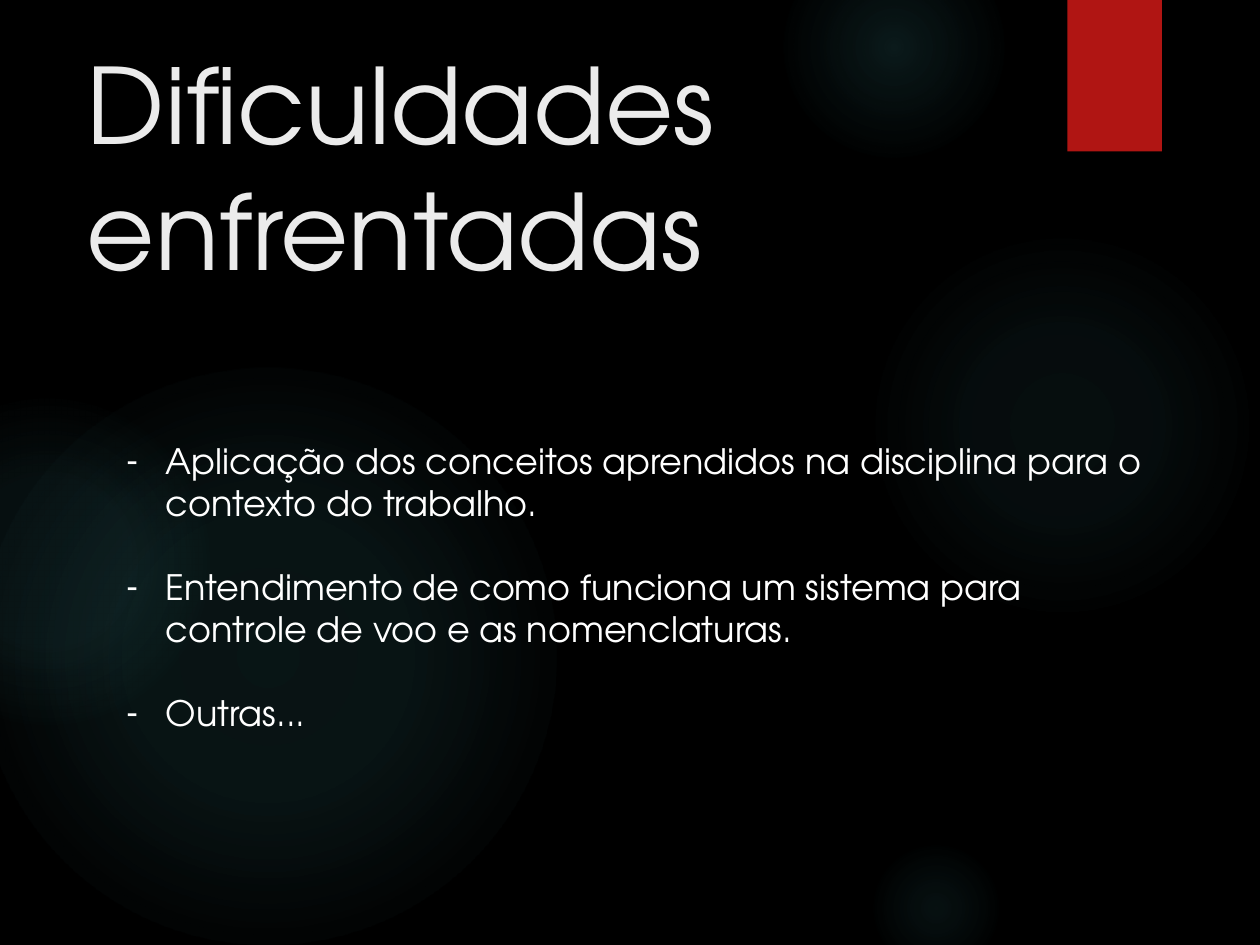
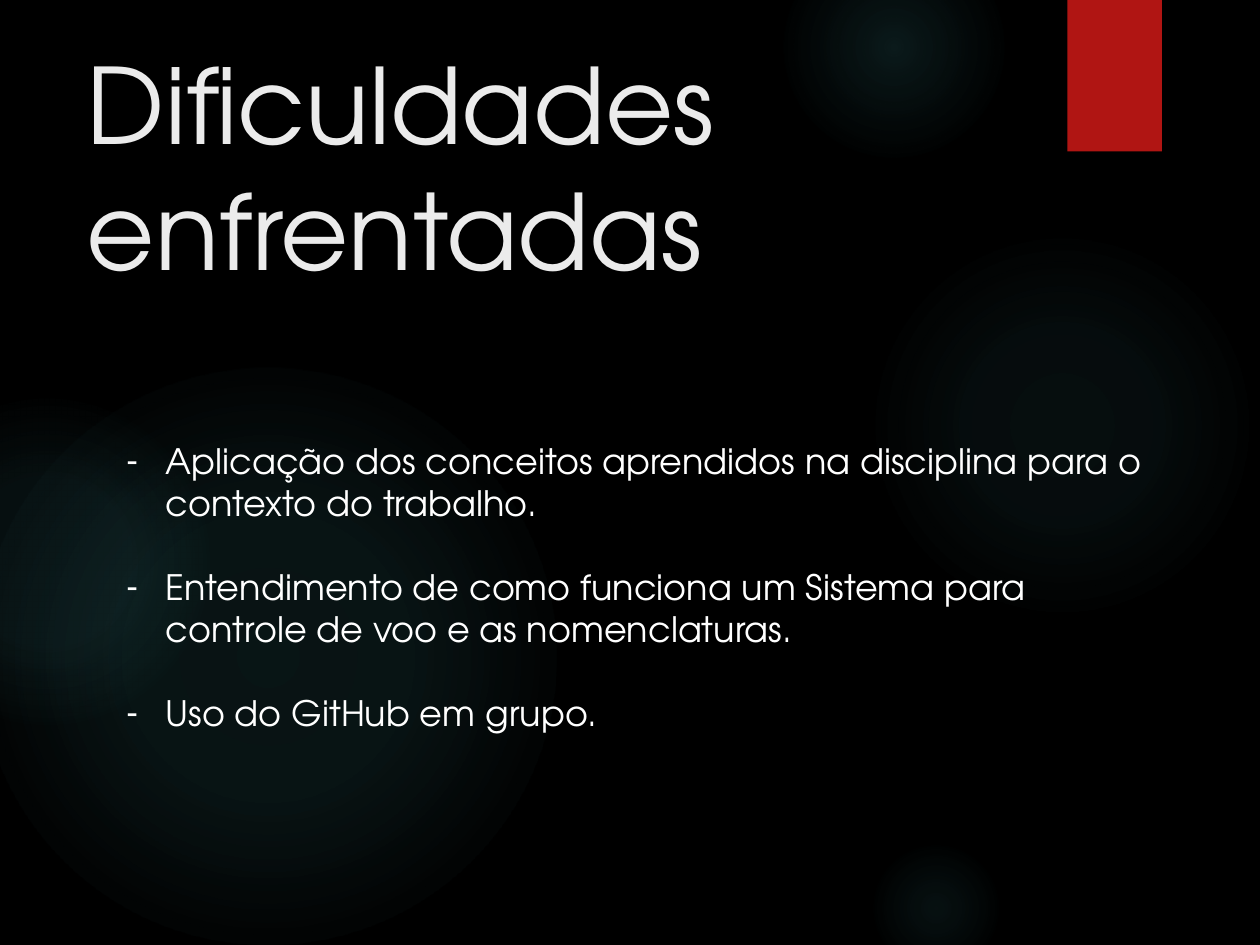
Before and after one commit to rafa7lima/SistemaVoo2.0, a slide deck: slide 22 of Apresentação/Apresentação Grupo 7_MOD.pptx (slide 9 before the commit). Drawn at 1260x945 pixels with LibreOffice and Linux fonts; fonts in the diff are those of the drawing; background and template pictures are left out. Boxes give left, top, right and bottom in pixels: in the first picture for what was removed or moved away, otherwise in the second. Text is boxed around its words. In the diff, an @@ line names an element or a change of style, - is before the commit and + after.

```diff
--- a/Apresentação/Apresentação Grupo 7_MOD.pptx
+++ b/Apresentação/Apresentação Grupo 7_MOD.pptx
@@ text at [166, 573, 1025, 734]: text changed @@
-– Entendimento de como funciona um sistema para controle de voo e as nomenclaturas.
-– Outras...
+– Entendimento de como funciona um Sistema para controle de voo e as nomenclaturas.
+– Uso do GitHub em grupo.
```
Also in this commit, not shown: 4 other slides changed, 5 slides added.
